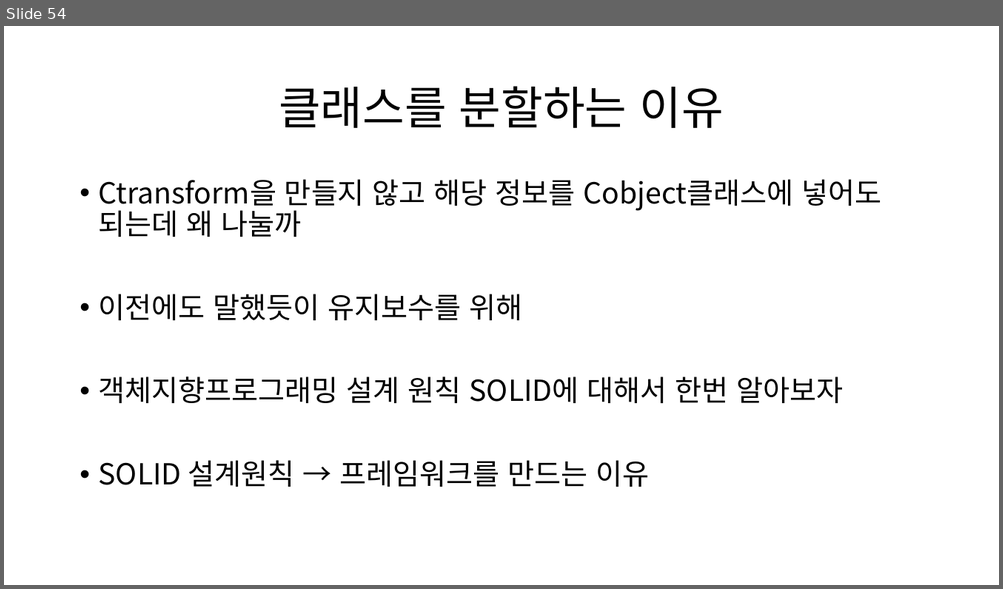
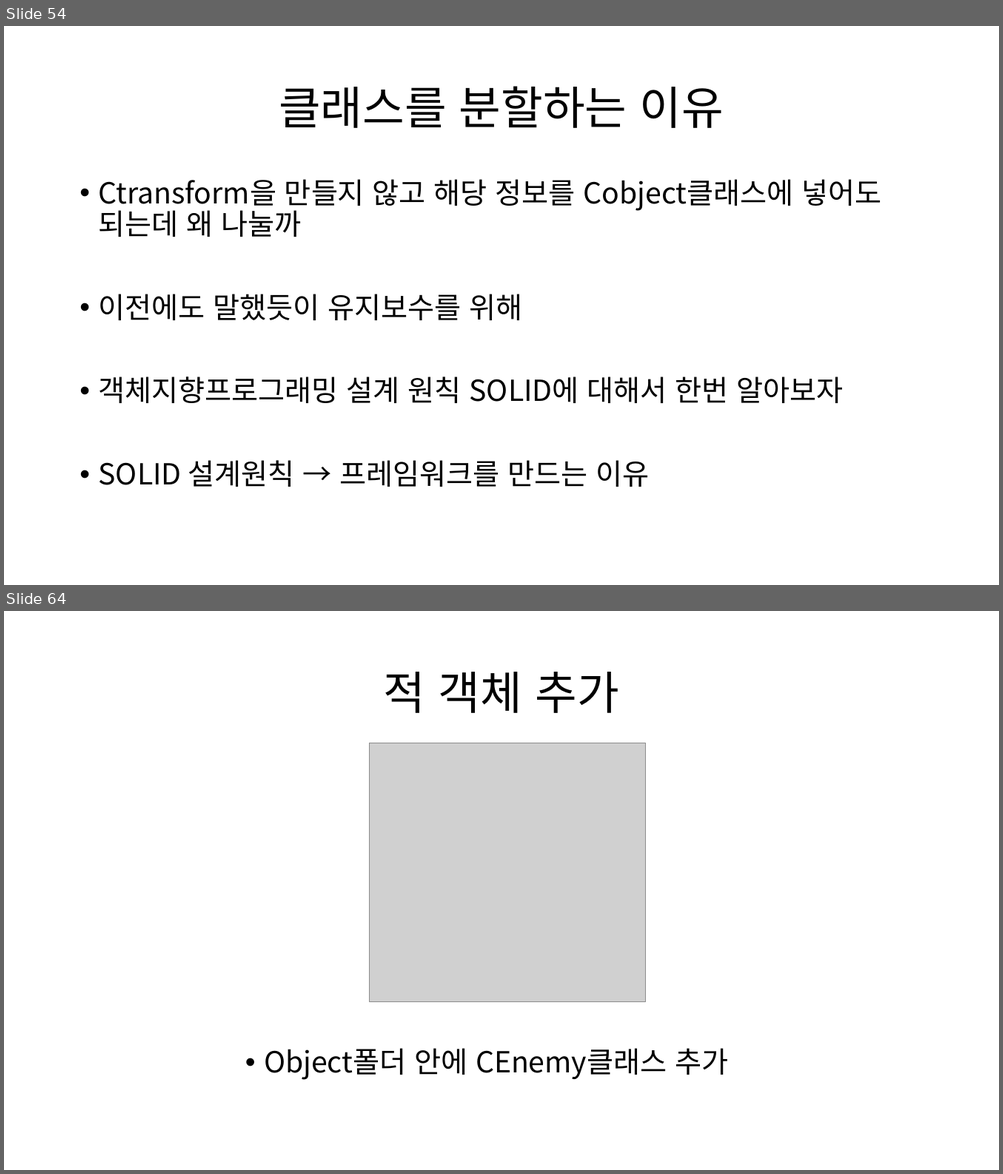
Before and after one commit to Kimseongtae9911/WarpOpenGL, a slide deck: 프레임워크.pptx. Shown one above the other, each under a label of ours: slide 54 before the commit, slides 54 and 64 after it; the slides between them are not shown. The pictures are 1003x589 and 1003x1174 pixels, drawn with LibreOffice and Linux fonts; fonts in the diff are those of the drawing; grey boxes stand for pictures. Boxes give left, top, right and bottom in pixels: in the first picture for what was removed or moved away, otherwise in the second. Text is boxed around its words. In the diff, an @@ line names an element or a change of style, - is before the commit and + after.

```diff
--- a/프레임워크.pptx
+++ b/프레임워크.pptx
@@ slide 64 added at <box>4,611,999,1170</box>, background #FFFFFF @@
@@ title added at <box>384,672,618,713</box>, 44 pt, text #000000 @@
+적 객체 추가
@@ picture added at <box>370,743,646,1002</box> @@
@@ text added at <box>264,1048,728,1080</box>, 28 pt, text #000000 @@
+• Object폴더 안에 CEnemy클래스 추가
```
Also in this commit, not shown: 17 other slides added, 19 other files.
